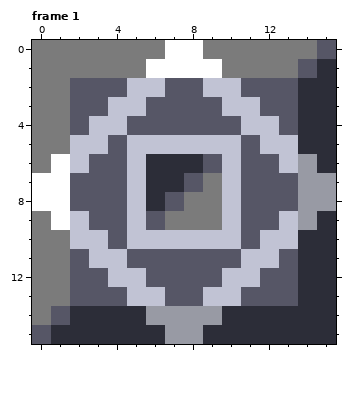
Pixel-art file: assets/sprites/objects/starter-extractor.aseprite. The picture above is the old version.
16x16 pixels, 1 frame. Shown: frame 1. The commit also changed other frames, which this record leaves out.
New version:
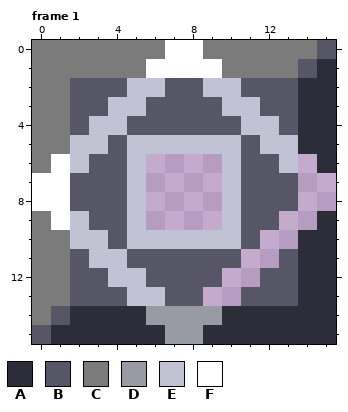
Palette (. is transparent): A #2c2d38  B #565666  C #7b7b7b  D #989aa4  E #c1c3d4  F #ffffff
Commit: nicer extractor animation
The edit:
{"where": "frame 1"}
{"frame":1,"y":6,"x":6,"old":"AAAB","new":"...."}
{"frame":1,"y":6,"x":14,"old":"D","new":"."}
{"frame":1,"y":7,"x":6,"old":"AABC","new":"...."}
{"frame":1,"y":7,"x":14,"old":"DD","new":".."}
{"frame":1,"y":8,"x":6,"old":"ABCC","new":"...."}
{"frame":1,"y":8,"x":14,"old":"DD","new":".."}
{"frame":1,"y":9,"x":6,"old":"BCCC","new":"...."}
{"frame":1,"y":9,"x":13,"old":"ED","new":".."}
{"frame":1,"y":10,"x":12,"old":"EE","new":".."}
{"frame":1,"y":11,"x":11,"old":"EE","new":".."}
{"frame":1,"y":12,"x":10,"old":"EE","new":".."}
{"frame":1,"y":13,"x":9,"old":"EE","new":".."}
{"label":"erased","picture_box":[146,154,336,306]}
